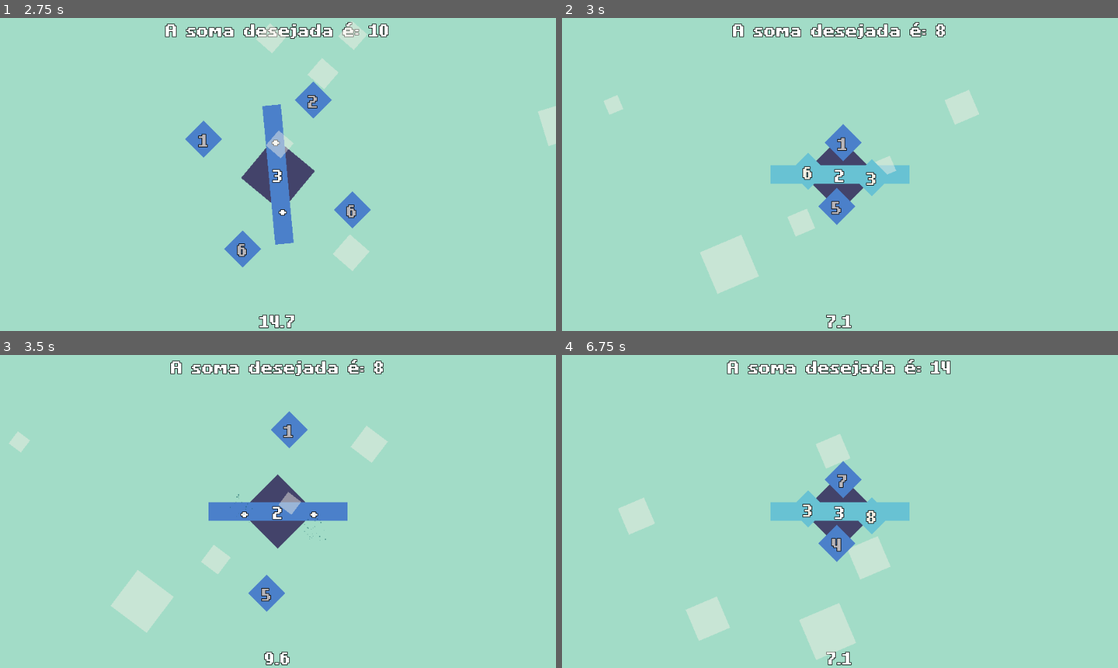
Above: before the commit, frames 1-4 (two rows, left to right).
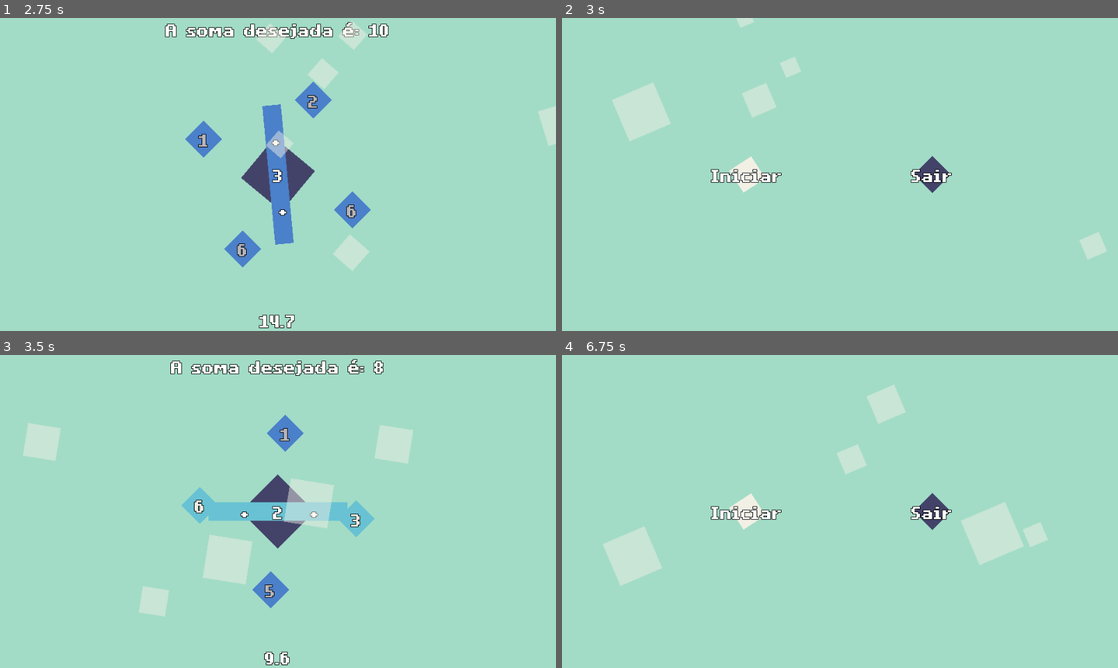
Above: after the commit, the same moments.

Repository: luisfpatrocinio/SquareSum
Game: Godot game, scene res://MainMenu.tscn
Same seed, same stepped clock (60 frames per second), same inputs: the game is played once before the commit and once after it.
Inputs:
- Up to frame 1 (2.75 s): tap Enter (ui_accept) at 0.5, 0.77, 1.52 s; hold Right (ui_right) 0.53-1.28 s; hold Down (ui_down) 1.28-2.03 s; hold Right (ui_right) from 2.03 s (still down)
- Up to frame 2 (3 s): release Right (ui_right) at 2.78 s; hold Up (ui_up) from 2.78 s (still down)
- Up to frame 3 (3.5 s): keep holding Up (ui_up); tap Enter (ui_accept) at 3.02 s
- Up to frame 4 (6.75 s): release Up (ui_up) at 3.53 s; hold Left (ui_left) 3.53-5.03 s; tap Enter (ui_accept) at 3.77, 4.52, 6.02 s; hold Down (ui_down) 5.03-5.78 s; hold Right (ui_right) 5.78-6.53 s; hold Up (ui_up) from 6.53 s (still down)

Frame 1 is identical in both runs. In frame 2, 9.1% of the frame differs, in the area x 7-98%, y 0-100%; in frame 3, 6.5%; in frame 4, 12%, in the area x 7-88%, y 1-100%.

Commit message:
Game Restart adjust

Diff:
--- a/Roulette.gd
+++ b/Roulette.gd
@@ -147,7 +147,7 @@
 
 	# Reiniciar Scene
 	if Input.is_action_just_pressed("ui_up"):
-		get_tree().reload_current_scene()
+		get_tree().change_scene("res://MainMenu.tscn")
 
 	# Tremer Barra
 	if Input.is_action_pressed("ui_down"):
